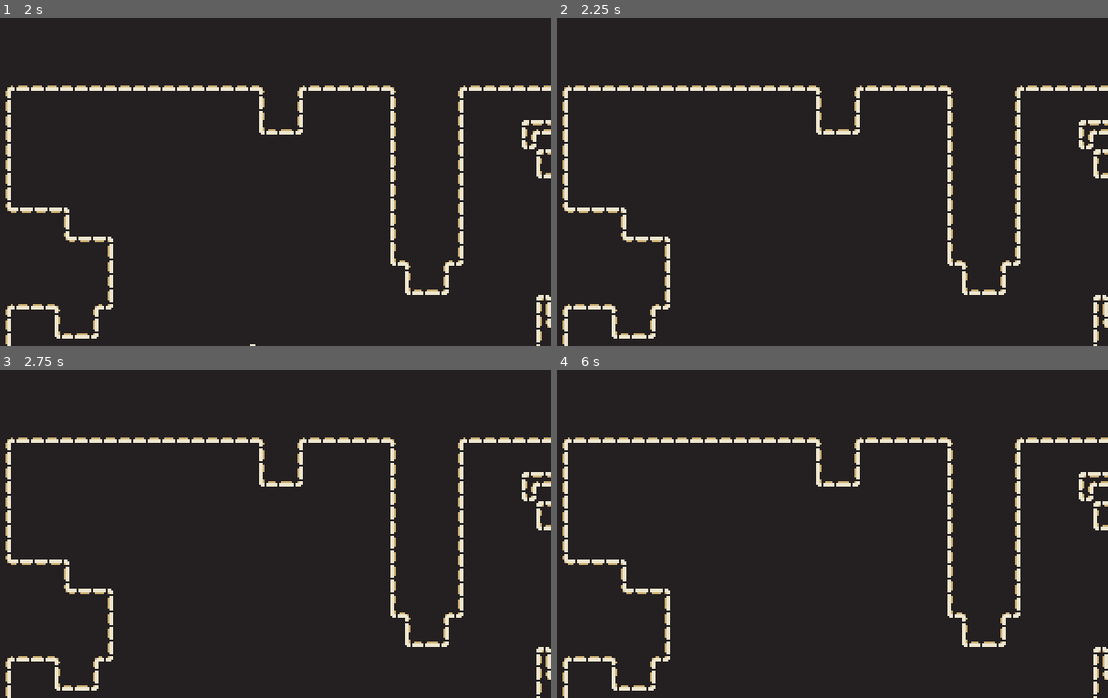
Above: before the commit, frames 1-4 (two rows, left to right).
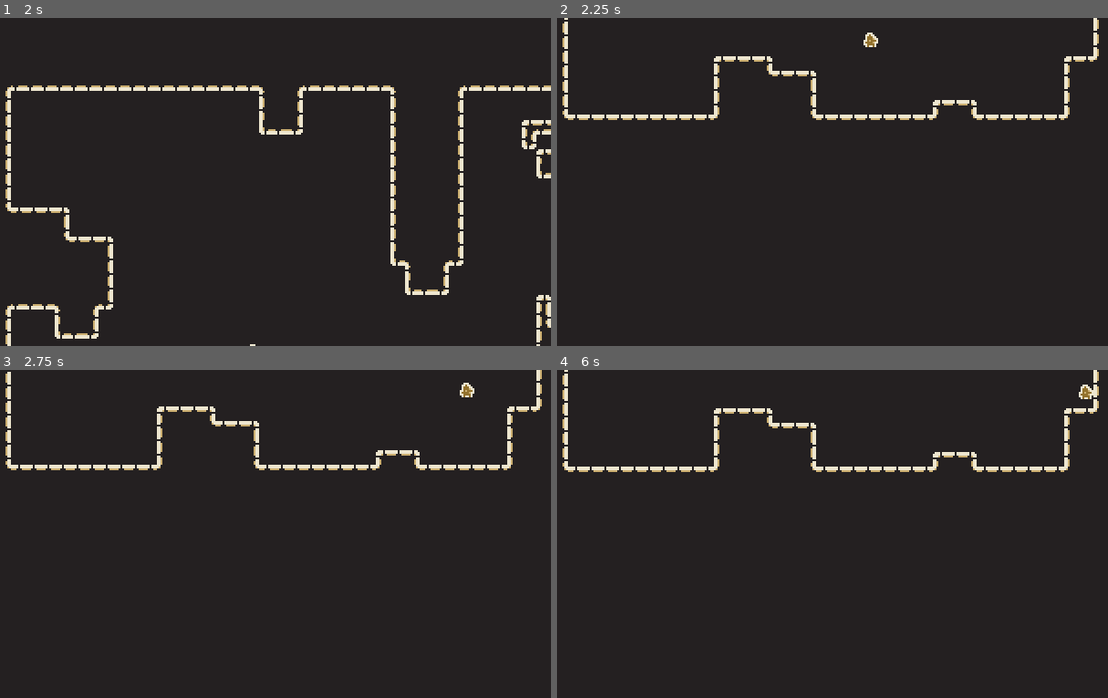
Above: after the commit, the same moments.

Repository: patoporh/palette-testing-godot
Game: Godot game, scene res://scenes/world.tscn
Two runs of this game, one before a commit and one after it. Both use one fixed random seed, a clock stepped at 60 frames per second and the inputs below.
Inputs:
- Up to frame 1 (2 s): tap Enter at 0.5 s; hold D (right) 0.53-1.28 s; tap Space at 1.25 s; hold S (down) from 1.28 s (still down)
- Up to frame 2 (2.25 s): tap Enter at 2 s; release S (down) at 2.03 s; hold D (right) from 2.03 s (still down)
- Up to frame 3 (2.75 s): keep holding D (right)
- Up to frame 4 (6 s): release D (right) at 2.78 s; hold W (up) 2.78-3.53 s; hold A (left) 3.53-5.03 s; tap Space at 4.25, 5.75 s; tap Enter at 5 s; hold S (down) 5.03-5.78 s; hold D (right) from 5.78 s (still down)

Frame 1 is identical in both runs. In frame 2, 6.1% of the frame differs, in the area x 0-100%, y 0-100%; in frame 3, 6.1%; in frame 4, 6.1%.

Commit message:
Add a camera

Diff:
--- a/scenes/player.tscn
+++ b/scenes/player.tscn
@@ -1,7 +1,8 @@
-[gd_scene load_steps=4 format=3 uid="uid://dsjkb7h3in2j"]
+[gd_scene load_steps=5 format=3 uid="uid://dsjkb7h3in2j"]
 
 [ext_resource type="Script" path="res://scripts/player.gd" id="1_5bl6e"]
 [ext_resource type="Texture2D" uid="uid://dh2vh5dc040dl" path="res://sprites/player.png" id="1_uh0g5"]
+[ext_resource type="Script" path="res://scripts/camera.gd" id="3_0hnsp"]
 
 [sub_resource type="RectangleShape2D" id="RectangleShape2D_bc3ap"]
 size = Vector2(6, 7)
@@ -16,3 +17,13 @@
 [node name="CollisionShape2D" type="CollisionShape2D" parent="."]
 position = Vector2(0, 0.5)
 shape = SubResource("RectangleShape2D_bc3ap")
+
+[node name="Camera2D" type="Camera2D" parent="."]
+top_level = true
+anchor_mode = 0
+script = ExtResource("3_0hnsp")
+
+[node name="VisibleOnScreenNotifier2D" type="VisibleOnScreenNotifier2D" parent="."]
+rect = Rect2(-1, -1, 2, 2)
+
+[connection signal="screen_exited" from="VisibleOnScreenNotifier2D" to="Camera2D" method="update_position"]
--- /dev/null
+++ b/scripts/camera.gd
@@ -0,0 +1,23 @@
+extends Camera2D
+
+
+var tween: Tween
+var screen_size
+const ANIMATION_LENGTH = 0.3
+
+
+func _ready():
+	screen_size = get_viewport_rect().size
+
+
+## Moves the camera to the player's new position
+func update_position():
+	var new_position = floor(
+		(get_parent().global_position) / screen_size
+	) * screen_size
+
+	if tween:
+		tween.kill()
+
+	tween = create_tween().set_trans(Tween.TRANS_CUBIC).set_ease(Tween.EASE_OUT)
+	tween.tween_property(self, "global_position", new_position, ANIMATION_LENGTH)
